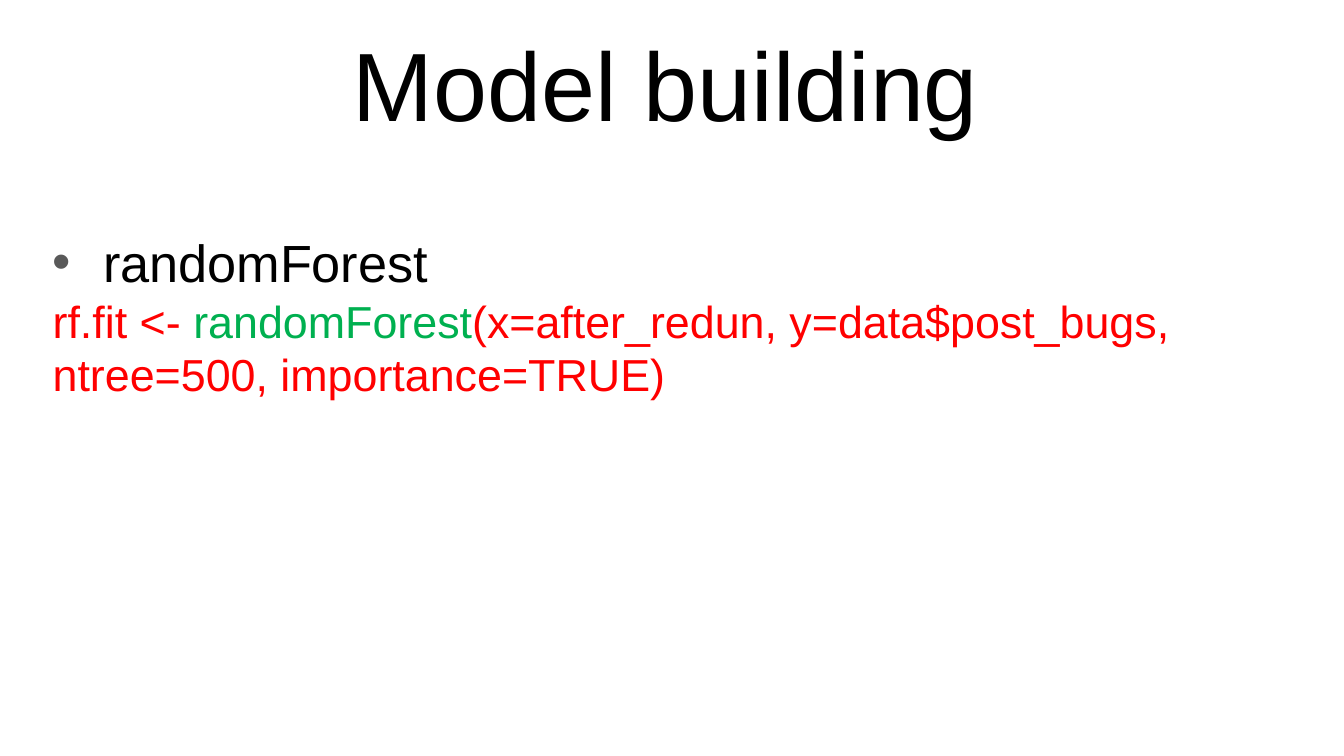
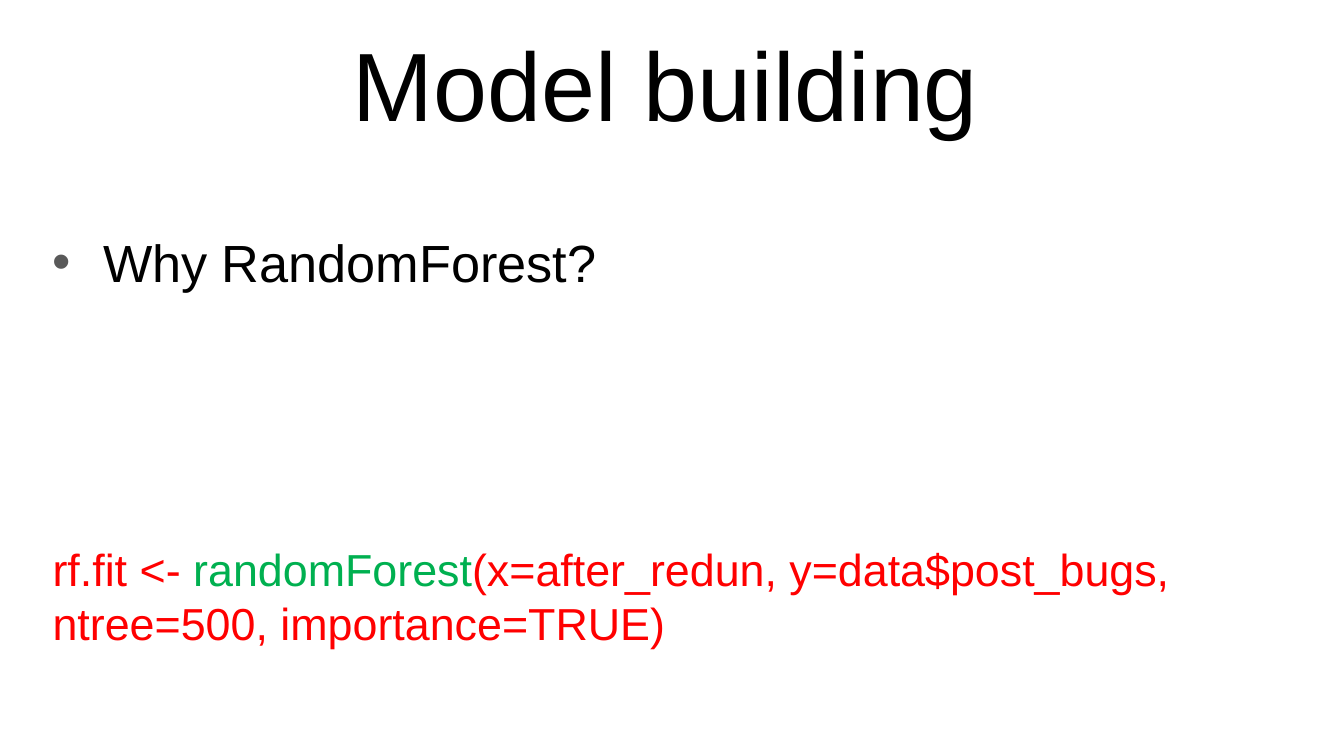
Before and after one commit to jinfuchen/R-model, a slide deck: slide 17 of R model.pptx (slide 15 before the commit). Drawn at 1344x756 pixels with LibreOffice and Linux fonts; fonts in the diff are those of the drawing. Boxes give left, top, right and bottom in pixels: in the first picture for what was removed or moved away, otherwise in the second. Text is boxed around its words. In the diff, an @@ line names an element or a change of style, - is before the commit and + after.

```diff
--- a/R model.pptx
+++ b/R model.pptx
@@ subtitle at bbox=[103, 244, 596, 293]: text changed; size 24 to 28 pt; text colour #FF0000 to #000000 @@
-• randomForest
-rf.fit <- randomForest(x=after_redun, y=data$post_bugs, ntree=500, importance=TRUE)
+• Why RandomForest?
@@ text added at bbox=[53, 552, 1169, 649], 24 pt, text #FF0000 @@
+rf.fit <- randomForest(x=after_redun, y=data$post_bugs, ntree=500, importance=TRUE)
```
Also in this commit, not shown: 12 other slides changed, 5 slides added, 1 other file.
